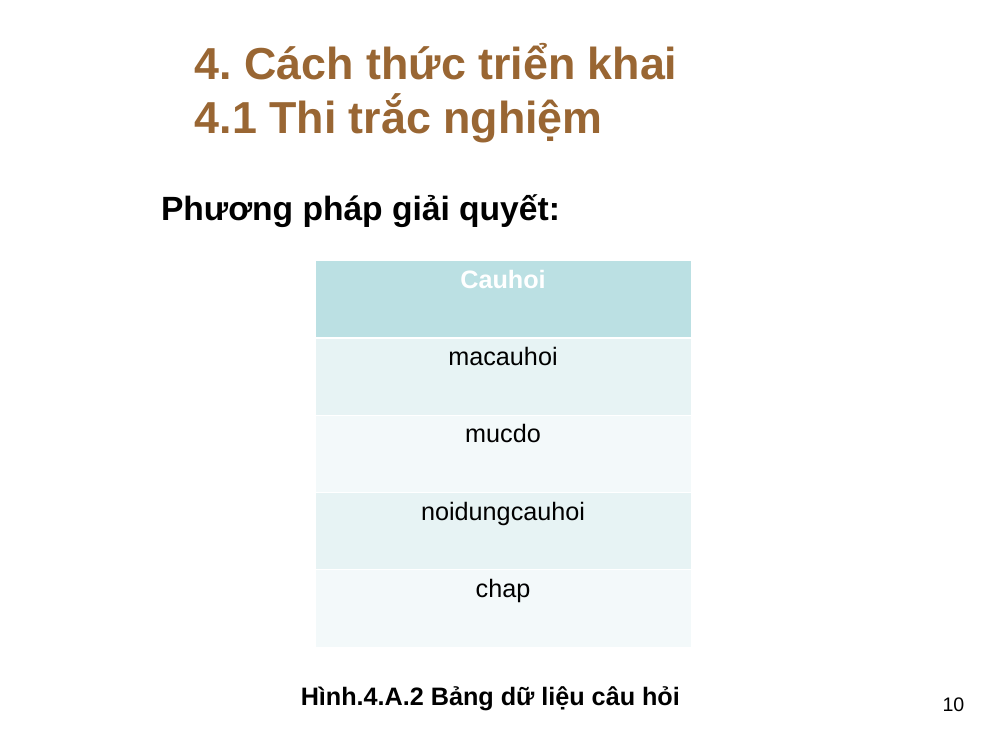
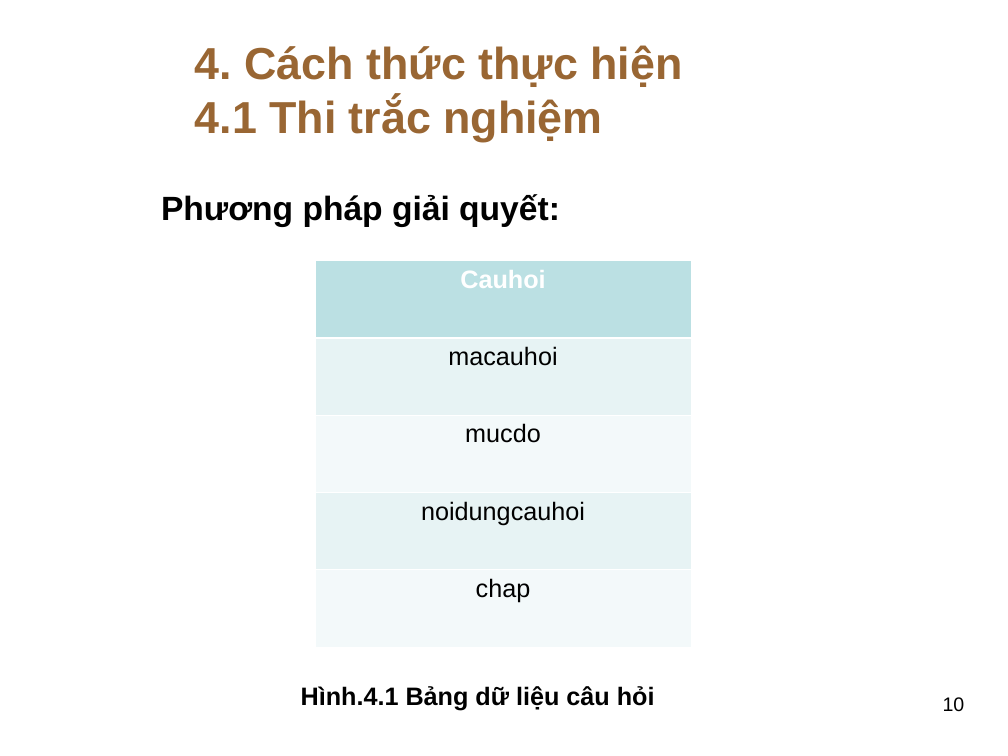
Before and after one commit to thuhuynh4393/testfrontend, a slide deck: slide 10 of Thu HUynh - SLide bao cao.ppt. Drawn at 1008x756 pixels with LibreOffice and Linux fonts; fonts in the diff are those of the drawing; background and template pictures are left out. Boxes give left, top, right and bottom in pixels: in the first picture for what was removed or moved away, otherwise in the second. Text is boxed around its words. In the diff, an @@ line names an element or a change of style, - is before the commit and + after.

```diff
--- a/Thu HUynh - SLide bao cao.ppt
+++ b/Thu HUynh - SLide bao cao.ppt
@@ text at box(195, 45, 682, 87): text changed @@
-4. Cách thức triển khai
+4. Cách thức thực hiện
@@ text at box(301, 686, 655, 711): text changed @@
-Hình.4.A.2 Bảng dữ liệu câu hỏi
+Hình.4.1 Bảng dữ liệu câu hỏi
```
Also in this commit, not shown: 11 other slides changed, 7 slides added, 3 slides removed.
